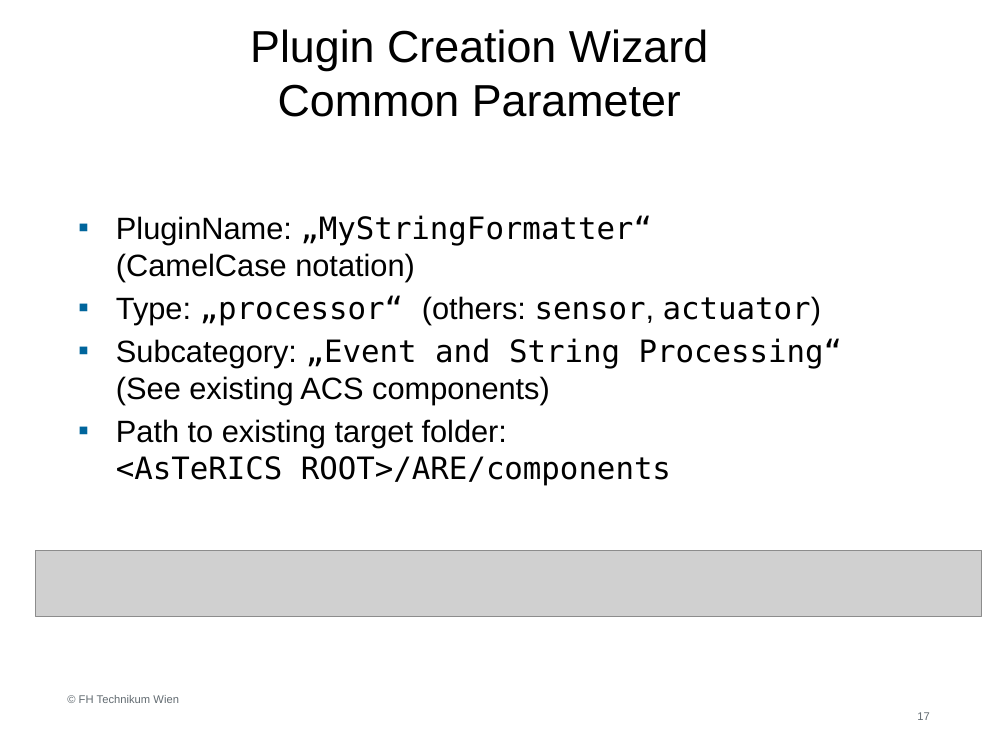
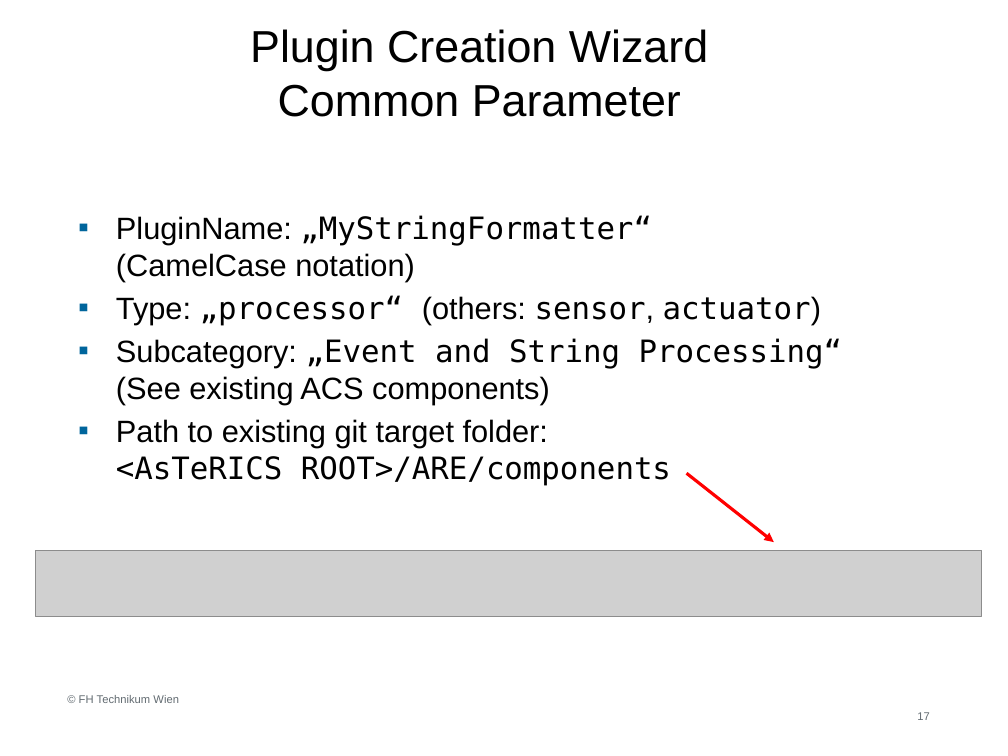
Before and after one commit to asterics/AsTeRICS, a slide deck: slide 17 of Documentation/AsTeRICS Plugin Development.pptx. Drawn at 1008x756 pixels with LibreOffice and Linux fonts; fonts in the diff are those of the drawing; grey boxes stand for pictures; background and template pictures are left out. Boxes give left, top, right and bottom in pixels: in the first picture for what was removed or moved away, otherwise in the second. Text is boxed around its words. In the diff, an @@ line names an element or a change of style, - is before the commit and + after.

```diff
--- a/Documentation/AsTeRICS Plugin Development.pptx
+++ b/Documentation/AsTeRICS Plugin Development.pptx
@@ text at (116, 419, 671, 486): text changed; font DejaVu Sans Mono to Arial @@
-▪ Path to existing target folder:
-  <AsTeRICS ROOT>/ARE/components
+▪ Path to existing git target folder:
+  <AsTeRICS ROOT>/ARE/components
@@ arrow added from (686, 473) to (774, 542), #FF0000 2.25 pt @@
```
Also in this commit, not shown: 1 other slide changed, 1 other file.
